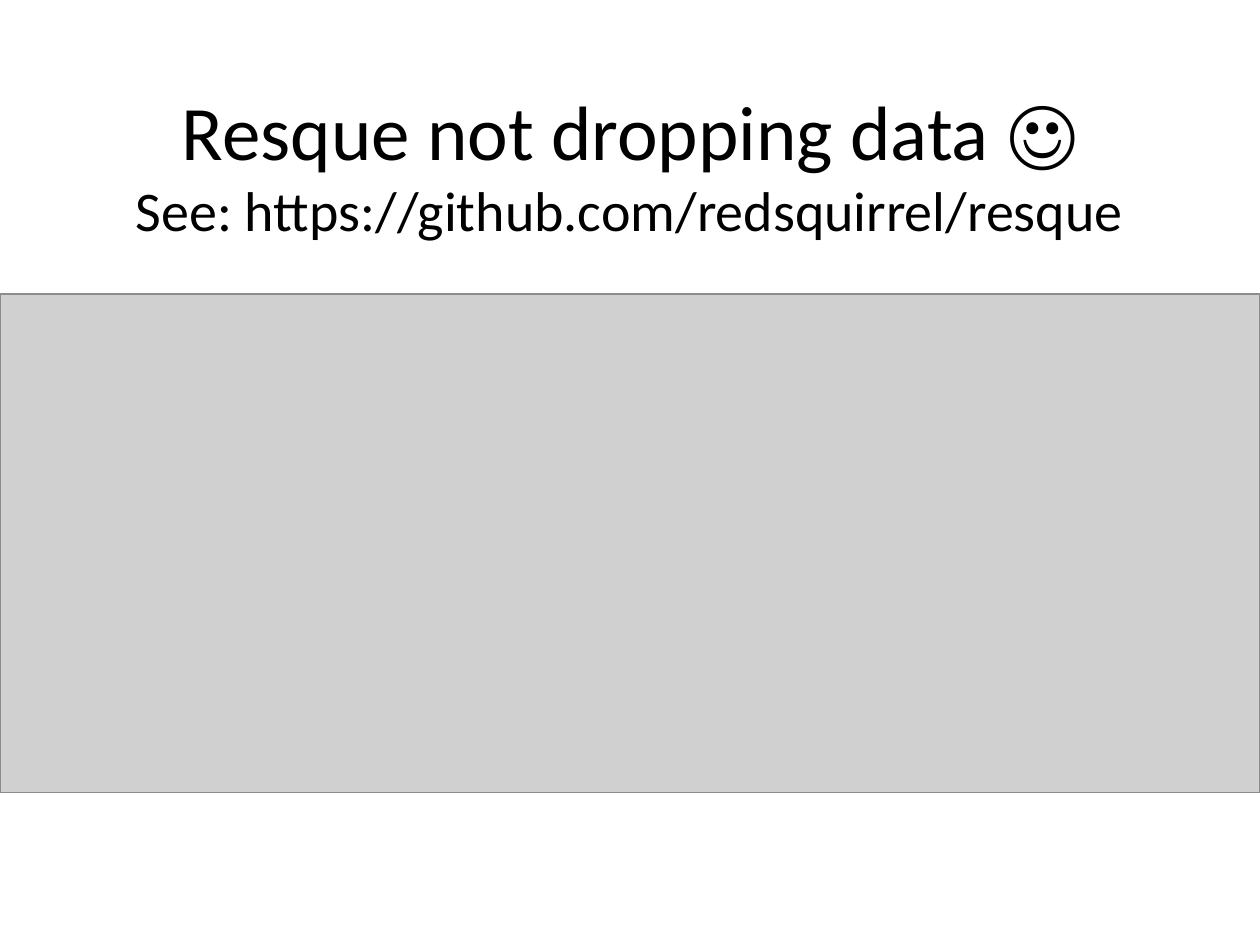
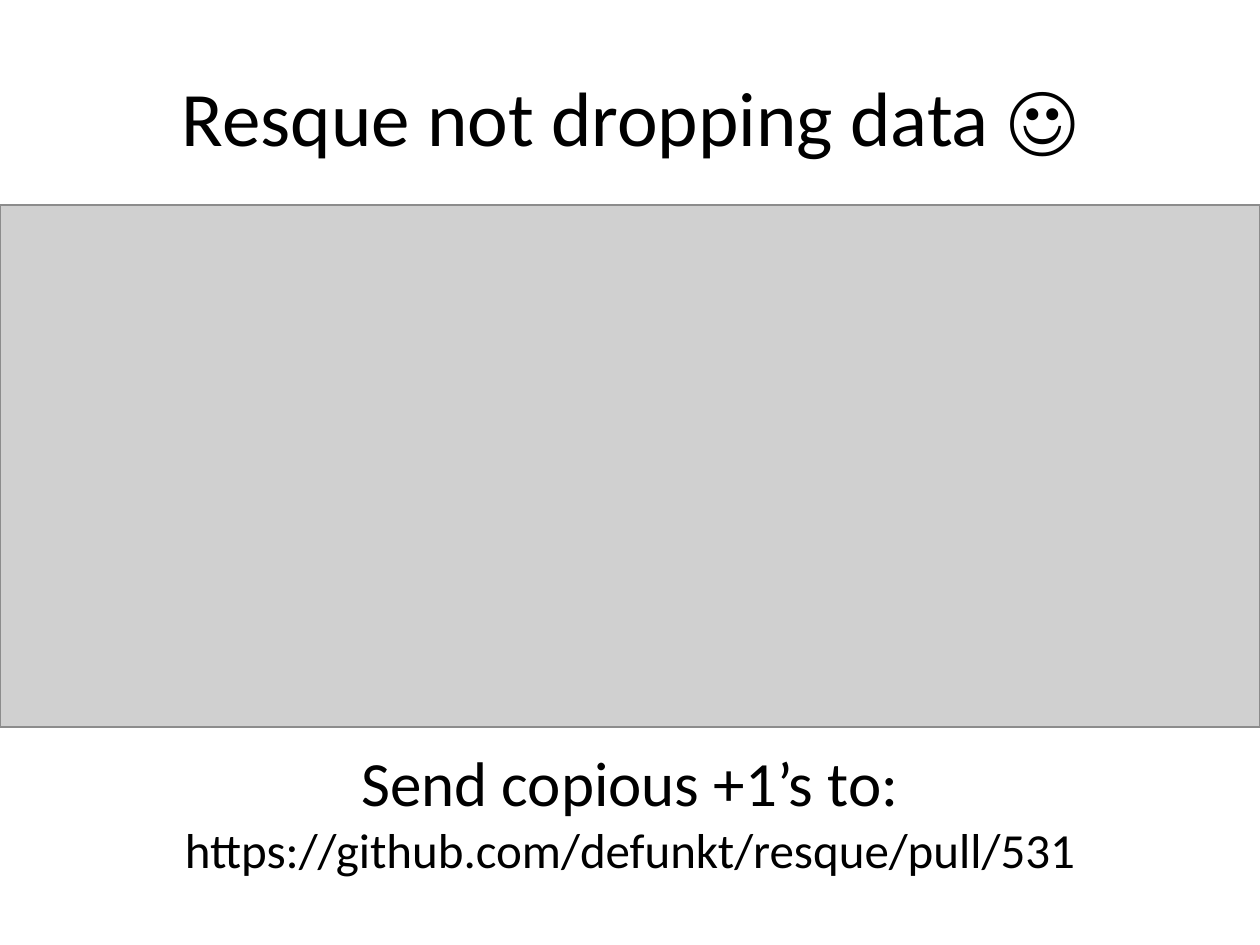
Before and after one commit to redsquirrel/redis-at-groupon, a slide deck: slide 19 of redis-groupon.pptx. Drawn at 1260x945 pixels with LibreOffice and Linux fonts; fonts in the diff are those of the drawing; grey boxes stand for pictures. Boxes give left, top, right and bottom in pixels: in the first picture for what was removed or moved away, otherwise in the second. Text is boxed around its words. In the diff, an @@ line names an element or a change of style, - is before the commit and + after.

Commit message:
Updating for Chicago Heroku talk

```diff
--- a/redis-groupon.pptx
+++ b/redis-groupon.pptx
@@ title at box(182, 92, 988, 160): text changed; size 32 to 44 pt @@
-Resque not dropping data ☺
-See: https://github.com/redsquirrel/resque
+Resque not dropping data ☺
@@ picture: place and size @@
-picture at box(0, 294, 1260, 791)
+picture at box(0, 205, 1260, 727)
@@ text added at box(185, 761, 1075, 877), 28 pt, text #000000 @@
+Send copious +1’s to:
+https://github.com/defunkt/resque/pull/531
```
Also in this commit, not shown: 1 other file.
